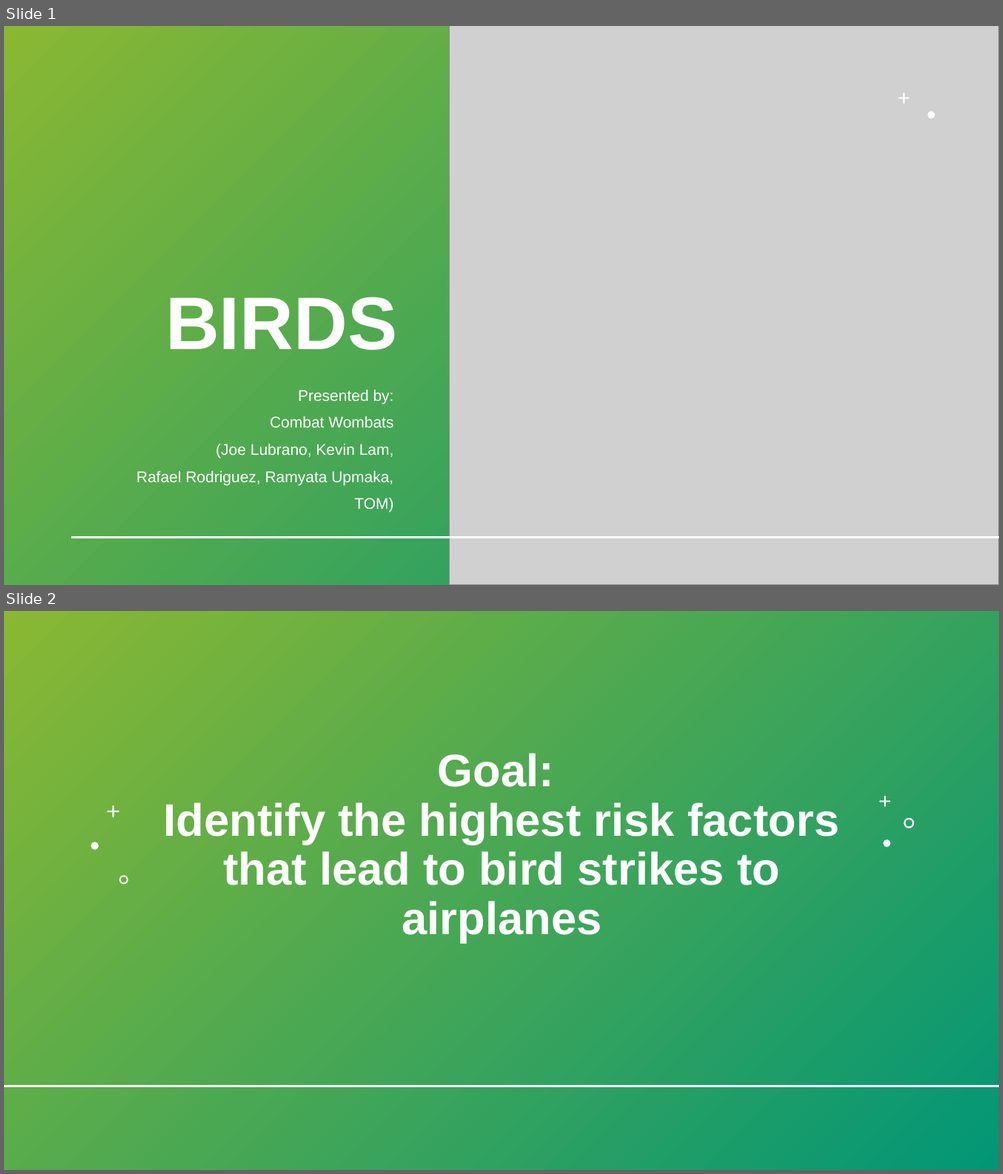
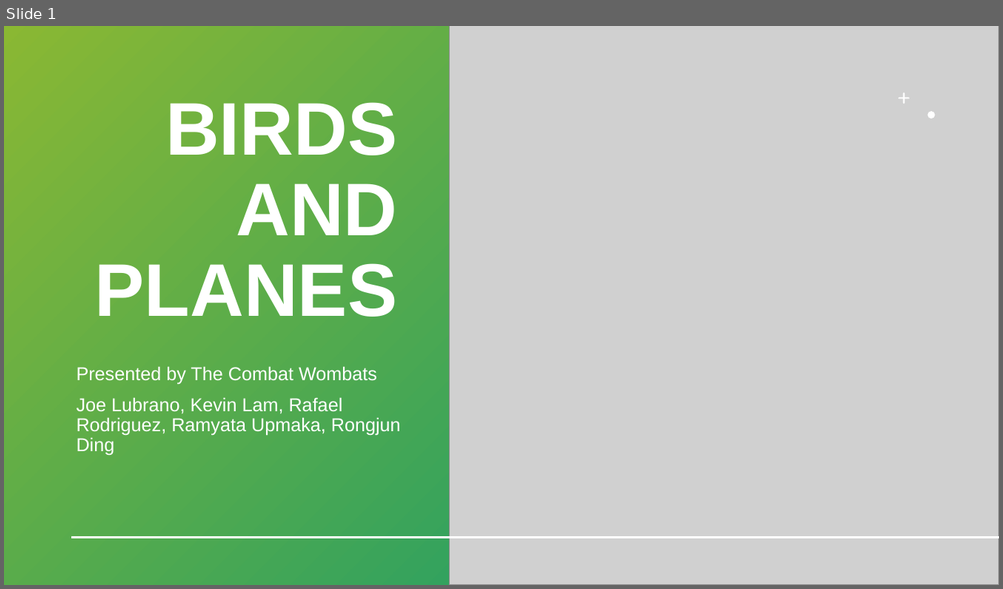
Before and after one commit to kplam624/Birds-Plane-Incident-Analysis, a slide deck: Project-1_CombatWombats.pptx. Shown one above the other, each under a label of ours: slides 1 and 2 before the commit, slide 1 after it. The pictures are 1003x1174 and 1003x589 pixels, drawn with LibreOffice and Linux fonts; fonts in the diff are those of the drawing; grey boxes stand for pictures. Boxes give left, top, right and bottom in pixels: in the first picture for what was removed or moved away, otherwise in the second. Text is boxed around its words. In the diff, an @@ line names an element or a change of style, - is before the commit and + after.

```diff
--- a/Project-1_CombatWombats.pptx
+++ b/Project-1_CombatWombats.pptx
@@ slide 2 removed at <box>4,611,999,1170</box>, background #FFFFFF @@
@@ rectangle removed at <box>4,611,999,1170</box> @@
@@ line removed from (62, 640) to (62, 1170) @@
@@ line removed from (62, 702) to (62, 1170) @@
@@ title removed at <box>164,753,839,943</box> @@
-Goal:
-Identify the highest risk factors that lead to bird strikes to airplanes
@@ freeform shape removed at <box>107,806,119,818</box> @@
@@ freeform shape removed at <box>879,796,891,807</box> @@
@@ freeform shape removed at <box>904,817,914,828</box> @@
@@ freeform shape removed at <box>91,843,98,850</box> @@
@@ freeform shape removed at <box>883,840,891,848</box> @@
@@ freeform shape removed at <box>119,876,128,885</box> @@
@@ line removed from (4, 1087) to (999, 1087) @@
@@ slide 1 changed as well @@
@@ title at <box>95,102,397,317</box>: text changed @@
-BIRDS
+BIRDS AND PLANES
@@ subtitle at <box>77,366,401,455</box>: text changed; size 15 to 18 pt @@
-Presented by:
-Combat Wombats
-(Joe Lubrano, Kevin Lam,
-Rafael Rodriguez, Ramyata Upmaka,
-TOM)
+Presented by The Combat Wombats
+Joe Lubrano, Kevin Lam, Rafael Rodriguez, Ramyata Upmaka, Rongjun Ding
```
Also in this commit, not shown: 10 other slides changed, 9 slides added, 2 other slides removed.
